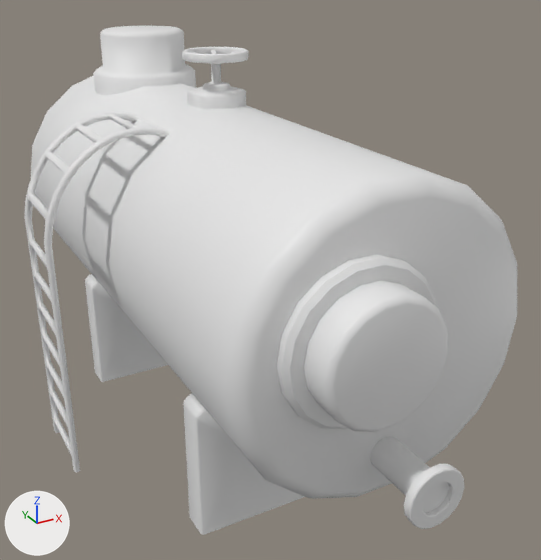
The FBX model Carpeta de Artistas/Arte/Objetos/Tanque de Combustible.FBX: old version first, new version second.
One viewpoint serves both versions: a camera (50 mm lens) standing at (-11.36, -8.32, 5.51) and looking at (-7.59, -1.46, 2.08). The lights are fixed; the arrows at lower left show +X, +Y and +Z. Where no turn or scale is listed for an object, it has been applied to the vertices.

Names of what the first picture shows: 'TanqueCombustible', 'Valvula,escalera del tanque combustible'.
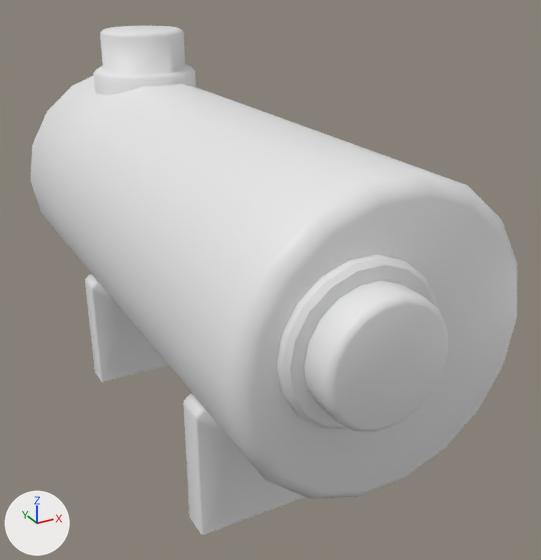
Changed parts and their boxes [x1, y1, x2, y2] in the pictures (541 x 560 px):
'Valvula,escalera del tanque combustible', deleted
    before: [24, 47, 464, 529]

What the commit changed:
Object 'Valvula,escalera del tanque combustible' (ob_valvula_escalera_del_tanque_combustible) is deleted.
